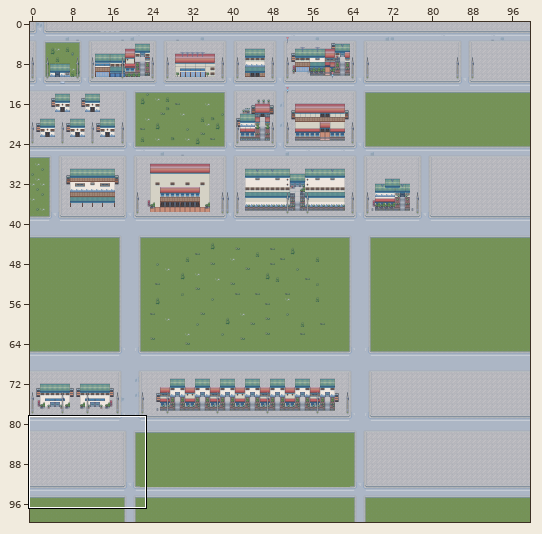
Tiled map: rsc/tilemaps/Start.tmx. Above: a wide view before the commit, with the close-up outlined.
Close-up. The starting point:
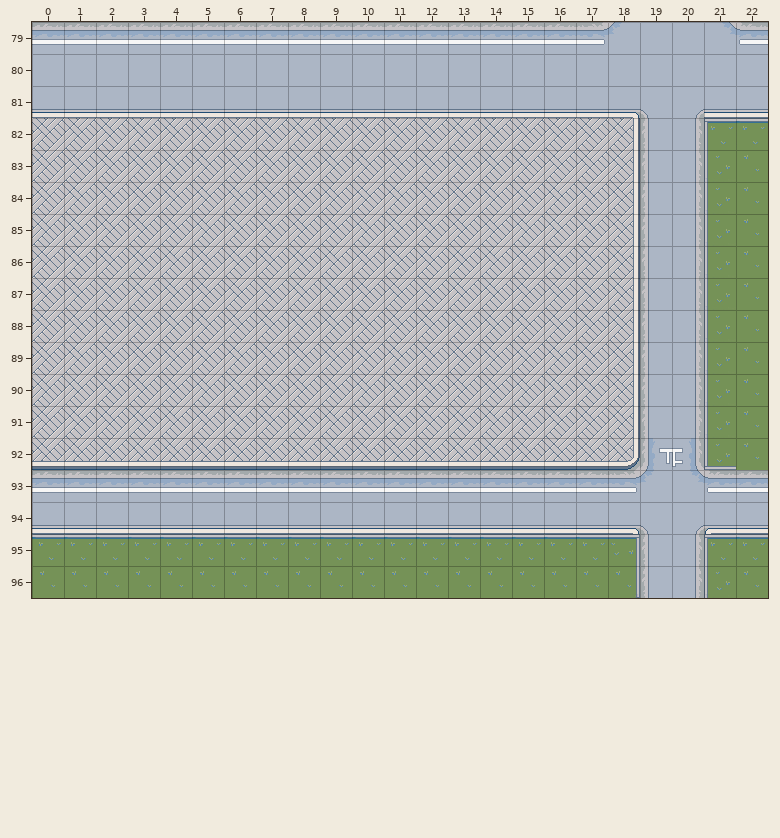
Cells are 32x32 px. Shown: x 0..22, y 79..96. The commit also changed other parts of the map, which this record leaves out.
The same view after the edit:
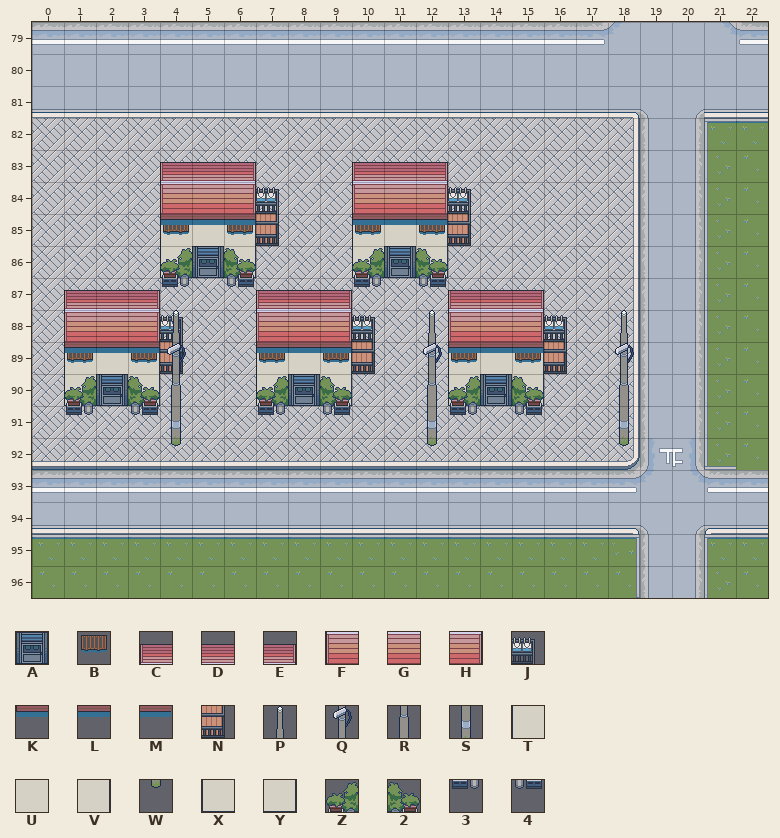
Key: from "City": A 67, B 90, C 124, D 125, E 126, F 146, G 147, H 148, J 151, K 168, L 169, M 170, N 173, P 181, Q 203, R 225, S 247, T 259, U 260, V 261, W 269, X 281, Y 283, Z 484, 2 484 flipped left-right, 3 506, 4 506 flipped left-right.
_ is an empty cell.
Change:
Layer "Building Bases":
The author put tile T in row 85 at x 4 and 10; in row 89 at x 1, 7 and 13.
The author put tile U in row 85 at x 5 and 11; in row 89 at x 2, 8 and 14.
The author put tile V in row 85 at x 6 and 12; in row 89 at x 3, 9 and 15.
The author put tile X in row 86 at x 4 and 10; in row 90 at x 1, 7 and 13.
The author put tile Y in row 86 at x 6 and 12; in row 90 at x 3, 9 and 15.
Layer "Decorations":
The author put tile 2 in row 86 at x 6 and 12; in row 90 at x 3, 9 and 15.
The author put tile 3 in row 87 at x 4 and 10; in row 91 at x 1, 7 and 13.
The author put tile 4 in row 87 at x 6 and 12; in row 91 at x 3, 9 and 15.
The author put tile A in row 86 at x 5 and 11; in row 90 at x 2, 8 and 14.
The author put tile B in row 85 at x 4, 6, 10 and 12; in row 89 at x 1, 3, 7, 9, 13 and 15.
The author put tile J in row 84 at x 7 and 13; in row 88 at x 4, 10 and 16.
The author put tile N in row 85 at x 7 and 13; in row 89 at x 4, 10 and 16.
The author put tile Z in row 86 at x 4 and 10; in row 90 at x 1, 7 and 13.
Layer "Building Top":
The author put tile C in row 83 at x 4 and 10; in row 87 at x 1, 7 and 13.
The author put tile D in row 83 at x 5 and 11; in row 87 at x 2, 8 and 14.
The author put tile E in row 83 at x 6 and 12; in row 87 at x 3, 9 and 15.
The author put tile F in row 84 at x 4 and 10; in row 88 at x 1, 7 and 13.
The author put tile G in row 84 at x 5 and 11; in row 88 at x 2, 8 and 14.
The author put tile H in row 84 at x 6 and 12; in row 88 at x 3, 9 and 15.
The author put tile K in row 85 at x 4 and 10; in row 89 at x 1, 7 and 13.
The author put tile L in row 85 at x 5 and 11; in row 89 at x 2, 8 and 14.
The author put tile M in row 85 at x 6 and 12; in row 89 at x 3, 9 and 15.
Layer "Street Things":
The author put tile P in row 88 at x 4, 12 and 18.
The author put tile Q in row 89 at x 4, 12 and 18.
The author put tile R in row 90 at x 4, 12 and 18.
The author put tile S in row 91 at x 4, 12 and 18.
The author put tile W in row 92 at x 4, 12 and 18.
